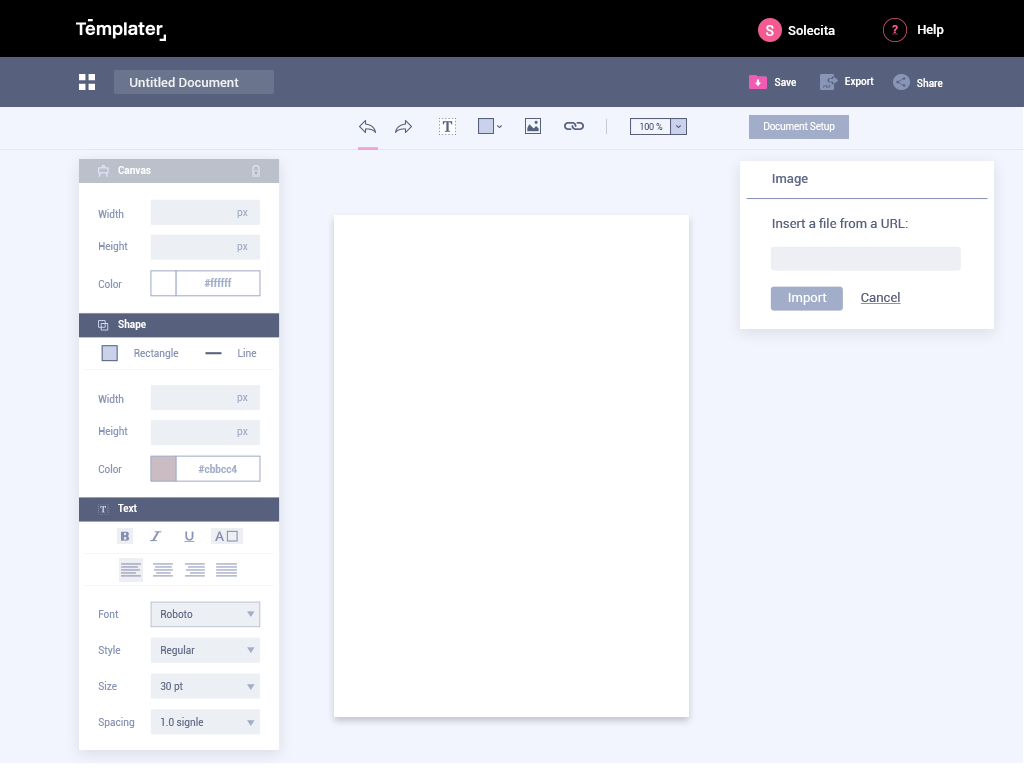
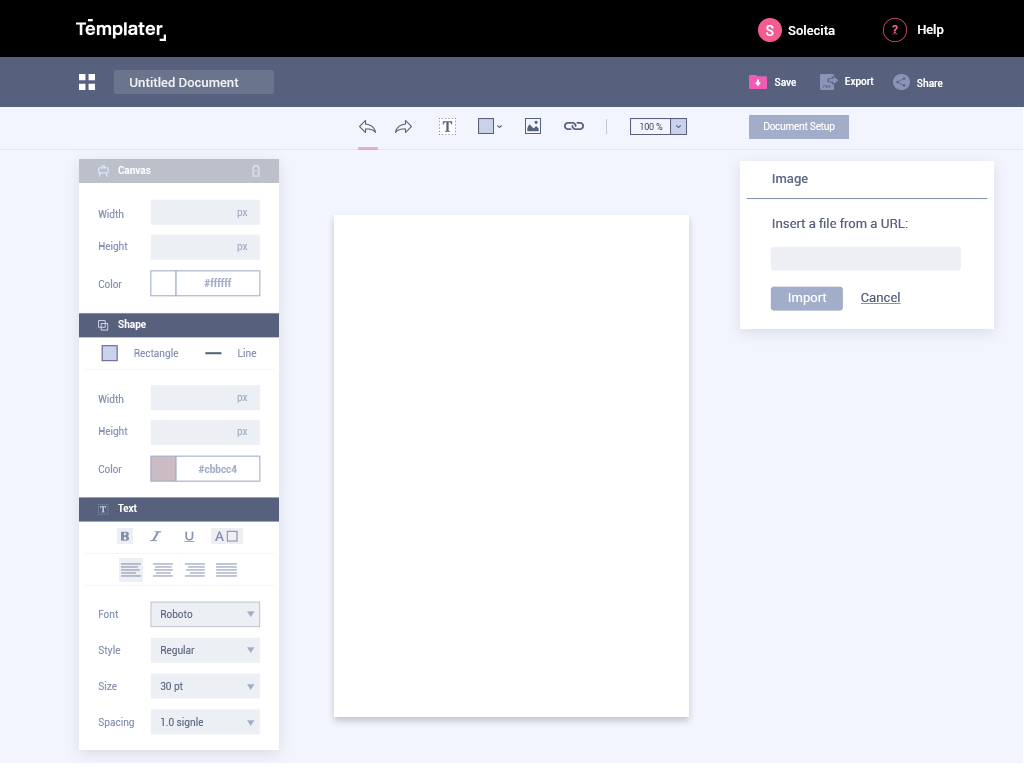
Two versions of the same layered image (1024×768). Layer-by-layer changes:
painted on "Vector Smart Object" (5th of 7) over [98, 159, 280, 750]
